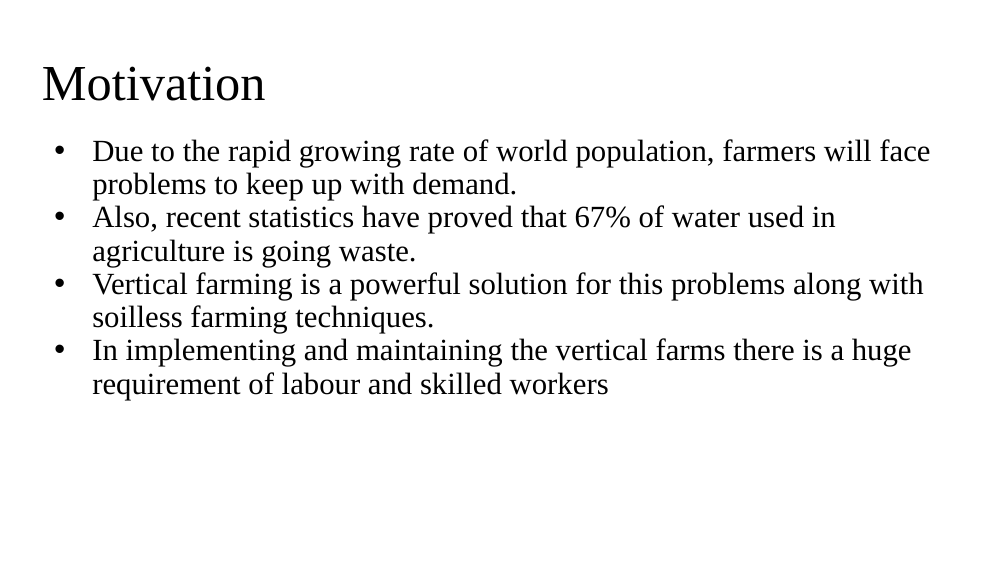
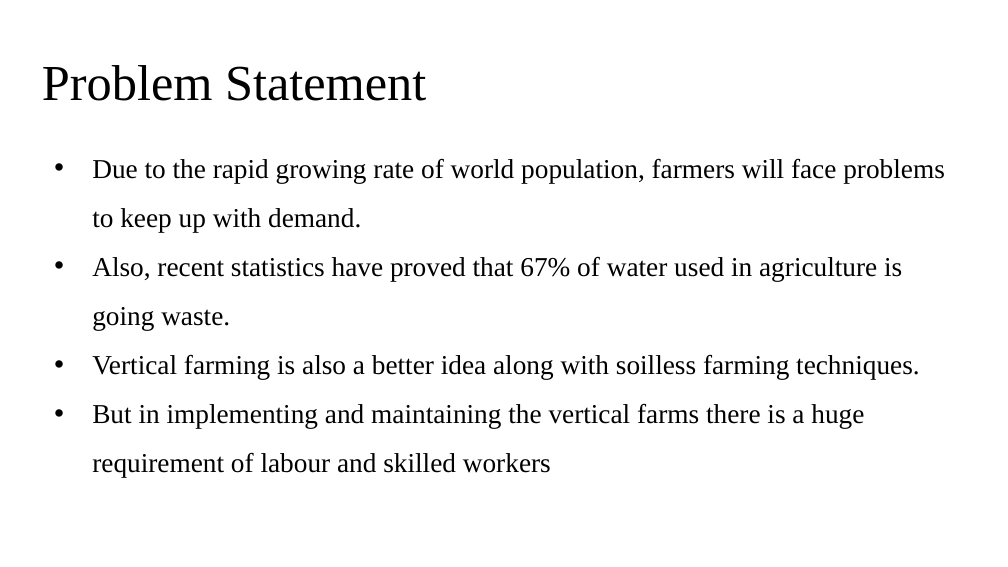
Before and after one commit to Rohith18p/Major-Project, a slide deck: slide 2 of AGNI Fellowship/IPTEF.pptx. Drawn at 1008x567 pixels with LibreOffice and Linux fonts; fonts in the diff are those of the drawing. Boxes give left, top, right and bottom in pixels: in the first picture for what was removed or moved away, otherwise in the second. Text is boxed around its words. In the diff, an @@ line names an element or a change of style, - is before the commit and + after.

```diff
--- a/AGNI Fellowship/IPTEF.pptx
+++ b/AGNI Fellowship/IPTEF.pptx
@@ title at [42, 65, 426, 101]: text changed @@
-Motivation
+Problem Statement
@@ text at [92, 158, 945, 330]: size 29.3 to 26 pt in "Due to the rapid growing rate of ...", "Also, recent statistics have proved that 67% ..."; line spacing 0.9 to 1.5 @@
@@ text at [92, 354, 920, 478]: text changed; size 29.3 to 26 pt @@
-• Vertical farming is a powerful solution for this problems along with soilless farming techniques.
-• In implementing and maintaining the vertical farms there is a huge requirement of labour and skilled workers
+• Vertical farming is also a better idea along with soilless farming techniques.
+• But in implementing and maintaining the vertical farms there is a huge requirement of labour and skilled workers
```
Also in this commit, not shown: 5 other slides changed, 14 slides added, 54 other files.
